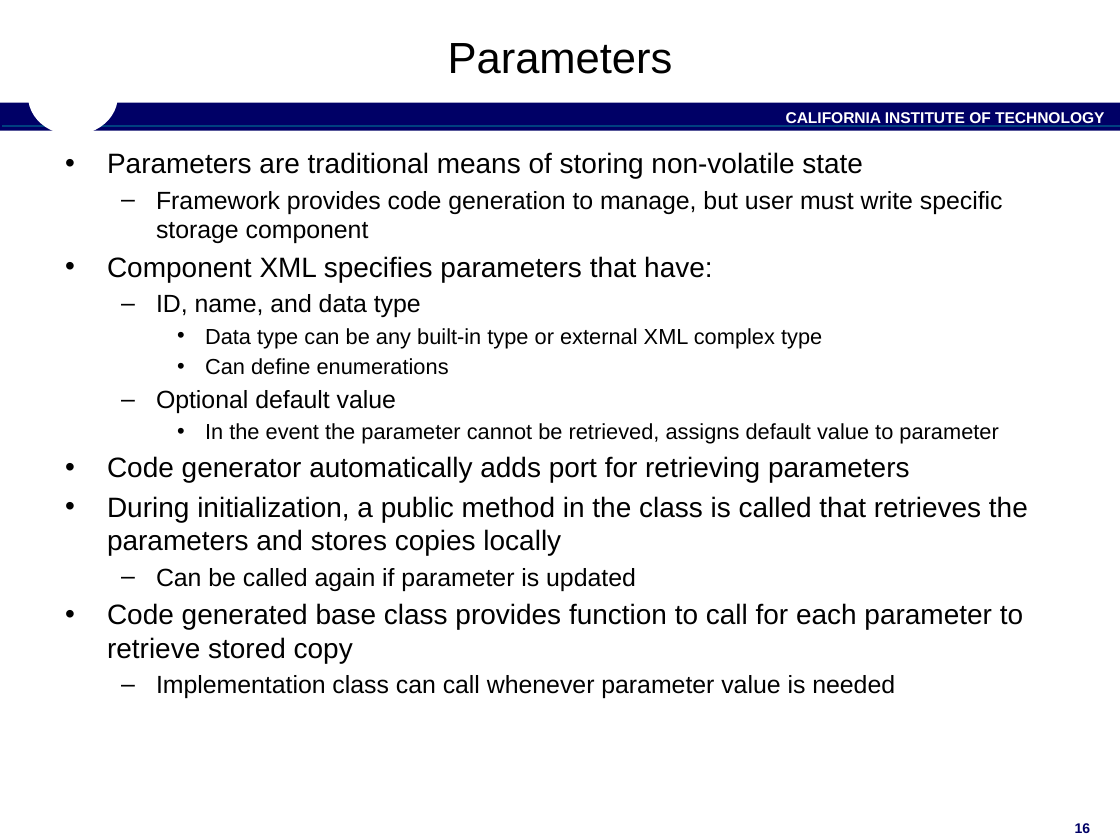
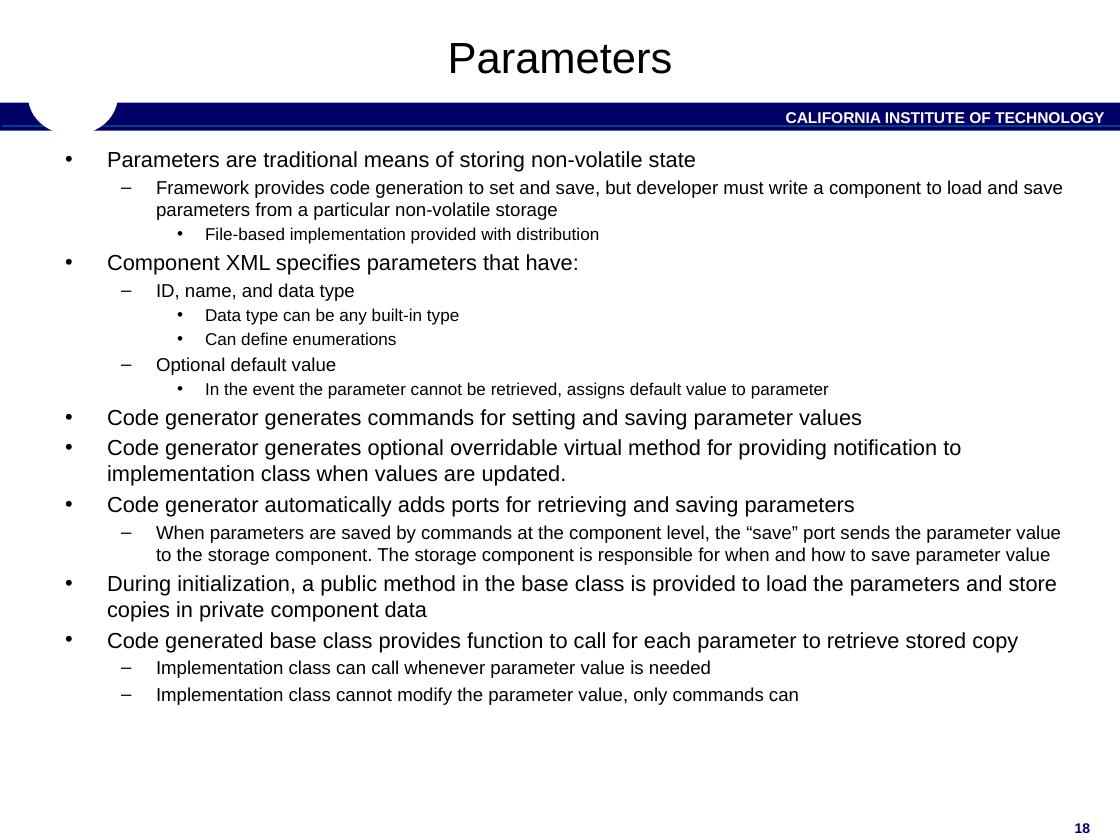
Before and after one commit to nasa/fprime, a slide deck: slide 18 of docs/Architecture/FPrimeSoftwareArchitecture.pptx (slide 16 before the commit). Drawn at 1120x840 pixels with LibreOffice and Linux fonts; fonts in the diff are those of the drawing; background and template pictures are left out. Boxes give left, top, right and bottom in pixels: in the first picture for what was removed or moved away, otherwise in the second. Text is boxed around its words. In the diff, an @@ line names an element or a change of style, - is before the commit and + after.

```diff
--- a/docs/Architecture/FPrimeSoftwareArchitecture.pptx
+++ b/docs/Architecture/FPrimeSoftwareArchitecture.pptx
@@ text at (x1=107, y1=151, x2=1018, y2=678): size 18 to 14 pt in "Parameters are traditional means of storing non-volatile ...", "Component XML specifies parameters that have:", "Code generated base class provides function to ..."; size 16 to 12 pt in "ID, name, and data type", "Optional default value", "Implementation class can call whenever parameter value ..."; size 14 to 11 pt in "Can define enumerations", "In the event the parameter cannot be ..." @@
@@ text at (x1=156, y1=180, x2=1063, y2=220): text changed; size 16 to 12 pt @@
-  – Framework provides code generation to manage, but user must write specific storage component
+  – Framework provides code generation to set and save, but developer must write a component to load and save parameters from a particular non-volatile storage
+    • File-based implementation provided with distribution
@@ text at (x1=205, y1=328, x2=822, y2=348): text changed; size 14 to 11 pt @@
-    • Data type can be any built-in type or external XML complex type
+    • Data type can be any built-in type
@@ text at (x1=107, y1=409, x2=1061, y2=622): text changed; size 18 to 14 pt @@
-• Code generator automatically adds port for retrieving parameters
-• During initialization, a public method in the class is called that retrieves the parameters and stores copies locally
-  – Can be called again if parameter is updated
+• Code generator generates commands for setting and saving parameter values
+• Code generator generates optional overridable virtual method for providing notification to implementation class when values are updated.
+• Code generator automatically adds ports for retrieving and saving parameters
+  – When parameters are saved by commands at the component level, the “save” port sends the parameter value to the storage component. The storage component is responsible for when and how to save parameter value
+• During initialization, a public method in the base class is provided to load the parameters and store copies in private component data
@@ text at (x1=156, y1=687, x2=799, y2=705): paragraph added @@
+  – Implementation class cannot modify the parameter value, only commands can
```
Also in this commit, not shown: 20 other slides changed, 7 slides added.
